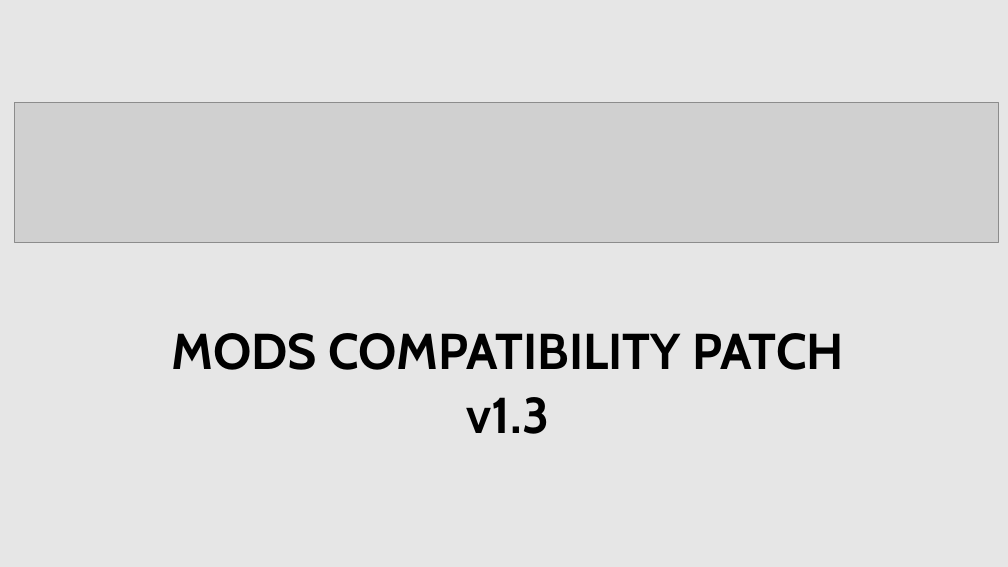
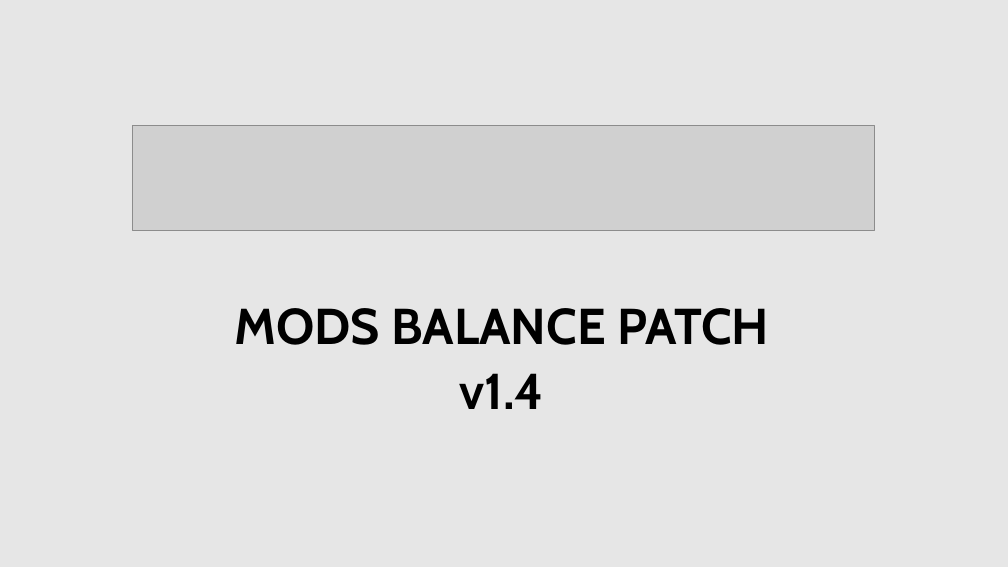
Before and after one commit to ildar-ceo/RimWorld_Compatibility_Patch, a slide deck: slide 1 of Docs/images.pptx. Drawn at 1008x567 pixels with LibreOffice and Linux fonts; fonts in the diff are those of the drawing; grey boxes stand for pictures. Boxes give left, top, right and bottom in pixels: in the first picture for what was removed or moved away, otherwise in the second. Text is boxed around its words. In the diff, an @@ line names an element or a change of style, - is before the commit and + after.

```diff
--- a/Docs/images.pptx
+++ b/Docs/images.pptx
@@ picture resized from (x1=15, y1=102, x2=999, y2=242) to (x1=132, y1=125, x2=875, y2=231) @@
@@ subtitle at (x1=234, y1=308, x2=769, y2=409): text changed @@
-MODS COMPATIBILITY PATCH
-v1.3
+MODS BALANCE PATCH
+v1.4
```
Also in this commit, not shown: 8 other files.
